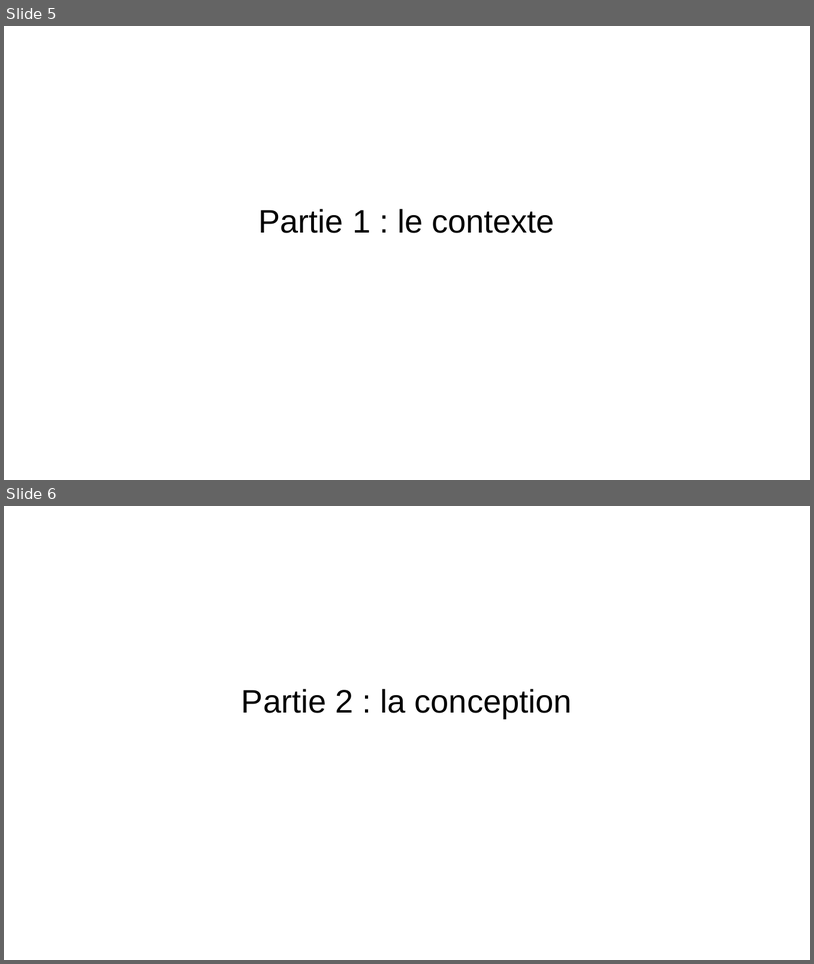
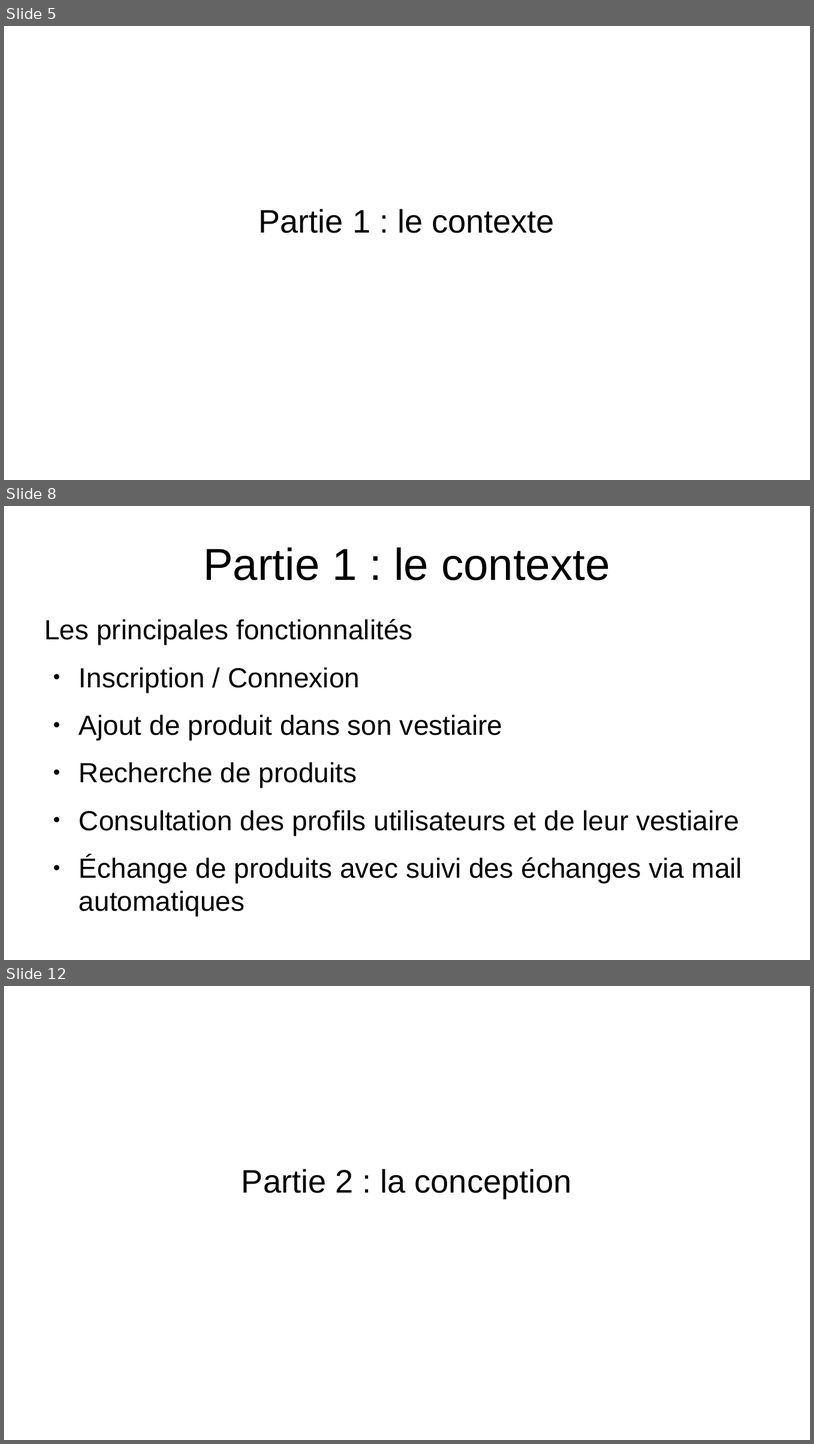
Before and after one commit to EmmaBroudic/Projet-Nooky, a slide deck: doc/Nooky.odp. Shown one above the other, each under a label of ours: slides 5 and 6 before the commit, slides 5, 8 and 12 after it; the slides between them are not shown. The pictures are 814x964 and 814x1444 pixels, drawn with LibreOffice and Linux fonts; fonts in the diff are those of the drawing. Boxes give left, top, right and bottom in pixels: in the first picture for what was removed or moved away, otherwise in the second. Text is boxed around its words. In the diff, an @@ line names an element or a change of style, - is before the commit and + after.

```diff
--- a/doc/Nooky.odp
+++ b/doc/Nooky.odp
@@ slide 8 added at (4, 506, 810, 960), background #FFFFFF @@
@@ title added at (203, 547, 610, 580), 44 pt, text #000000 @@
+Partie 1 : le contexte
@@ text added at (44, 619, 743, 883), 27.2 pt, text #000000 @@
+Les principales fonctionnalités
+● Inscription / Connexion
+● Ajout de produit dans son vestiaire
+● Recherche de produits
+● Consultation des profils utilisateurs et de leur vestiaire
+● Échange de produits avec suivi des échanges via mail automatiques
@@ what was slide 6 is now slide 12 @@
```
Also in this commit, not shown: 10 other slides added, 3 other files.
